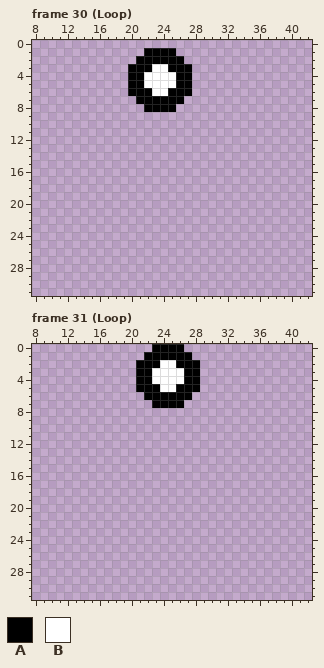
One commit to this pixel-art file: Sprites/Pawns/Pawn_01/Pawn_01-Legs.aseprite. Above: the version before the commit.
48x32 pixels, 31 frames. Shown: frame 30 (Loop): x 8..42, y 0..31; frame 31 (Loop): x 8..42, y 0..31. The commit also changed other frames, which this record leaves out.
Visible layers, top first: "Layer 8", "Layer 7".
Palette (. is transparent): A #000000  B #ffffff
Pixels before, frame 30 (Loop), first column x 20:
1 ..AAAA..
2 .AAAAAA.
3 AAABBAAA
4 AABBBBAA
5 AABBBBAA
6 AAABBAAA
7 .AAAAAA.
8 ..AAAA..
Pixels before, frame 31 (Loop), first column x 21:
0 ..AAAA..
1 .AAAAAA.
2 AAABBAAA
3 AABBBBAA
4 AABBBBAA
5 AAABBAAA
6 .AAAAAA.
7 ..AAAA..
After:
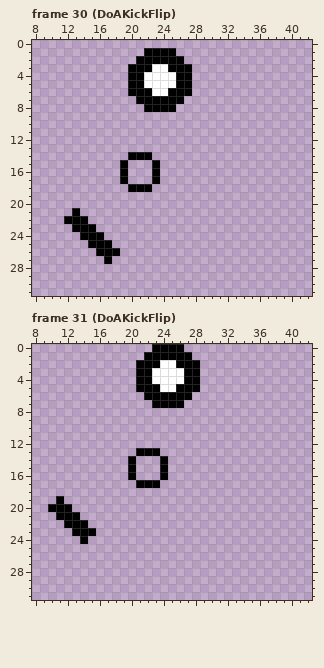
The edit:
layer "Layer 9" now shown
Frame 30 (DoAKickFlip), layer "Layer 9":
The author put colour A in row 14 at x 20 to 22; in rows 15 to 17 at x 19 and 23; in row 18 at x 20 to 22; in row 21 at x 13; in row 22 at x 12 to 14; in row 23 at x 13 to 15.
The author put colour A in row 24 at x 14 to 16; in row 25 at x 15 to 17; in row 26 at x 16 to 18; in row 27 at x 17.
Frame 31 (DoAKickFlip), layer "Layer 9":
The author put colour A in row 13 at x 21 to 23; in rows 14 to 16 at x 20 and 24; in row 17 at x 21 to 23; in row 19 at x 11; in row 20 at x 10 to 12; in row 21 at x 11 to 13.
The author put colour A in row 22 at x 12 to 14; in row 23 at x 13 to 15; in row 24 at x 14.
Changed places in both pictures, as pixel boxes (x1, y1, x2, y2):
added: (120, 152, 160, 192)
added: (64, 208, 120, 264)
added: (128, 448, 168, 488)
added: (48, 496, 96, 544)
